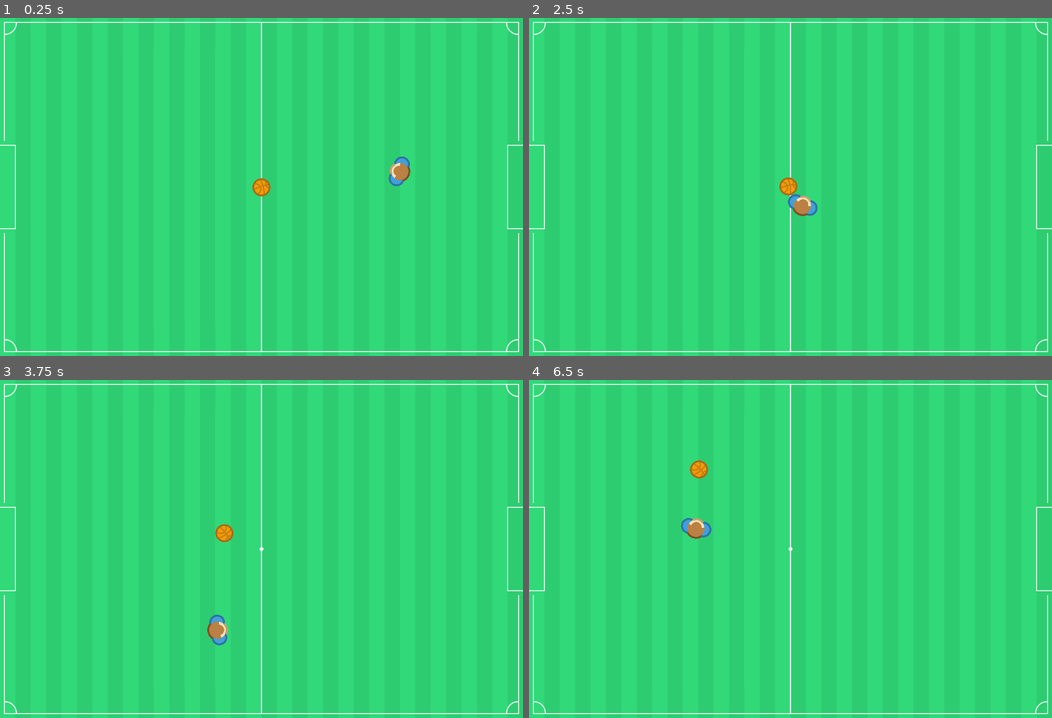
Above: before the commit, frames 1-4 (two rows, left to right).
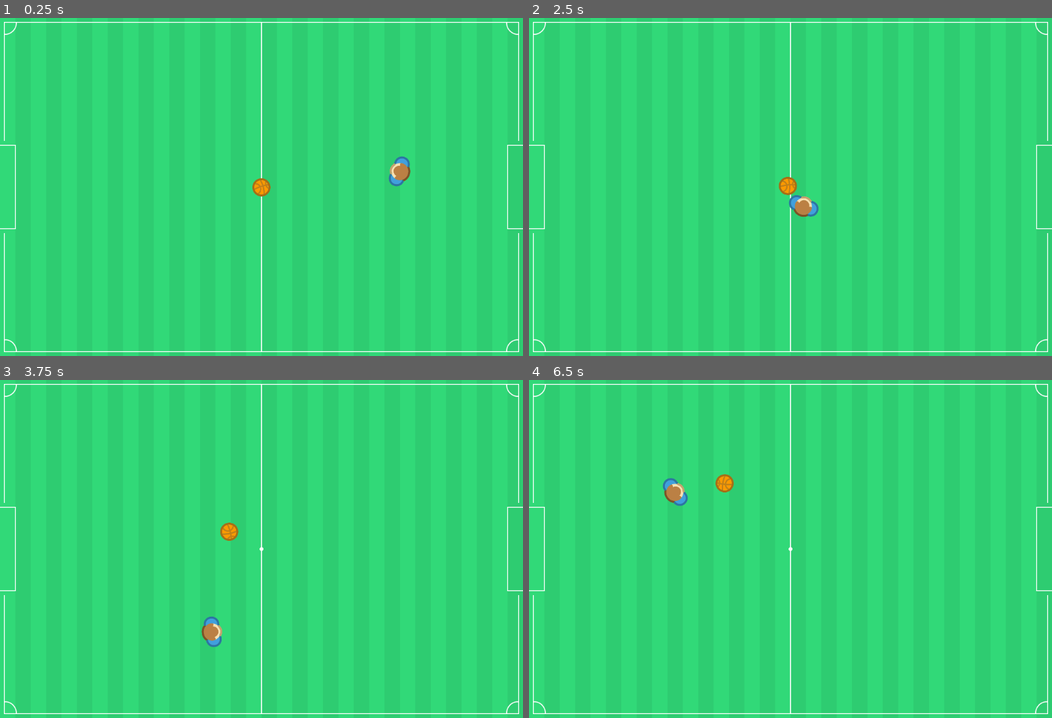
Above: after the commit, the same moments.

Repository: TheVulcoreTeam/SoccerFight
Game: Godot game, scene res://Game/SoccerField/SoccerField.tscn
The game is run twice, just before and just after one commit, with the same random seed, the same clock (stepped at 60 frames per second) and the same inputs. This scene is started directly instead of the project's main scene.
Inputs (mouse positions are in pixels of both pictures, inside the frame that each line leads up to):
- Up to frame 1 (0.25 s): no input
- Up to frame 2 (2.5 s): tap Enter at 0.5 s; move the mouse to (905, 170) at 0.52 s; hold Right mouse button (impulse) 0.53-1.28 s; move the mouse to (685, 203) at 1.27 s; right-click (685, 203) at 1.35 s; move the mouse to (842, 112) at 2.02 s; hold Right mouse button (impulse) from 2.03 s (still down)
- Up to frame 3 (3.75 s): move the mouse to (235, 616) at 2.77 s; release Right mouse button (impulse) at 2.78 s; right-click (235, 616) at 2.85 s; move the mouse to (418, 599) at 3.52 s; hold Right mouse button (impulse) from 3.53 s (still down)
- Up to frame 4 (6.5 s): move the mouse to (633, 498) at 4.27 s; release Right mouse button (impulse) at 4.28 s; right-click (633, 498) at 4.35 s; move the mouse to (816, 549) at 5.02 s; hold Right mouse button (impulse) 5.03-5.78 s; move the mouse to (712, 464) at 5.77 s; right-click (712, 464) at 5.85 s

The runs differ from the first frame. In frame 1, less than 0.1% of the frame differs, in the area x 48-79%, y 40-53%; in frame 2, 0.2%; in frame 3, 0.5%; in frame 4, 0.9%, in the area x 25-40%, y 23-48%.

Commit message:
Some changes on the ball, and other

Diff:
--- a/Autoloads/EventEffect/EventEffect.gd
+++ b/Autoloads/EventEffect/EventEffect.gd
@@ -1,15 +1,7 @@
 extends Node
-
-
-func _ready():
-
-
-
-	pass # Replace with function body.
 
 func play(effect : String):
 	$Anim.play(effect)
 
 func _on_end_anim():
-
 	self.queue_free()
--- a/Autoloads/Events.gd
+++ b/Autoloads/Events.gd
@@ -3,12 +3,13 @@
 var event_effect = preload("res://Autoloads/EventEffect/EventEffect.tscn")
 
 signal start_match
-
+signal respawn_ball
 signal goal(who)
 
 func _ready():
 	connect("start_match", self, "_on_start_match_event")
 	connect("goal", self, "_on_goal_event")
+
 
 func _on_start_match_event():
 	var effect = event_effect.instance()
@@ -17,7 +18,7 @@
 	effect.position = center
 
 	effect.play("START_MATCH")
-	print("start match ...")
+
 
 func _on_goal_event(who):
 	var effect = event_effect.instance()
@@ -26,4 +27,3 @@
 	effect.position = center
 
 	effect.play("GOAL")
-	print("goal ...")
--- /dev/null
+++ b/Game/Actors/Ball/Ball.gd
@@ -0,0 +1,11 @@
+extends RigidBody2D
+
+class_name Ball
+
+func destroy():
+	$Anim.play("Dead")
+
+
+func _on_Anim_animation_finished(anim_name):
+	Events.emit_signal("respawn_ball")
+	queue_free()
--- a/Game/Actors/Ball/Ball.tscn
+++ b/Game/Actors/Ball/Ball.tscn
@@ -19,6 +19,10 @@
 [ext_resource path="res://Game/Actors/Ball/ball_basket1.png" type="Texture" id=17]
 [ext_resource path="res://Game/Actors/Ball/ball_football.png" type="Texture" id=18]
 [ext_resource path="res://Game/Actors/Ball/ball_basket2.png" type="Texture" id=19]
+[ext_resource path="res://Game/Actors/Ball/Ball.gd" type="Script" id=20]
+
+[sub_resource type="PhysicsMaterial" id=4]
+bounce = 0.36
 
 [sub_resource type="SpriteFrames" id=1]
 animations = [ {
@@ -31,7 +35,37 @@
 [sub_resource type="CircleShape2D" id=2]
 radius = 18.7813
 
+[sub_resource type="Animation" id=3]
+resource_name = "Dead"
+length = 0.6
+tracks/0/type = "value"
+tracks/0/path = NodePath("Sprite:scale")
+tracks/0/interp = 1
+tracks/0/loop_wrap = true
+tracks/0/imported = false
+tracks/0/enabled = true
+tracks/0/keys = {
+"times": PoolRealArray( 0, 0.3, 0.6 ),
+"transitions": PoolRealArray( 0.5, 2, 1 ),
+"update": 0,
+"values": [ Vector2( 0.4, 0.4 ), Vector2( 0.6, 0.6 ), Vector2( 0.1, 0.1 ) ]
+}
+tracks/1/type = "value"
+tracks/1/path = NodePath("Sprite:self_modulate")
+tracks/1/interp = 1
+tracks/1/loop_wrap = true
+tracks/1/imported = false
+tracks/1/enabled = true
+tracks/1/keys = {
+"times": PoolRealArray( 0, 0.6 ),
+"transitions": PoolRealArray( 1, 1 ),
+"update": 0,
+"values": [ Color( 1, 1, 1, 1 ), Color( 1, 1, 1, 0 ) ]
+}
+
 [node name="Ball" type="RigidBody2D"]
+physics_material_override = SubResource( 4 )
+script = ExtResource( 20 )
 
 [node name="Sprite" type="AnimatedSprite" parent="."]
 scale = Vector2( 0.4, 0.4 )
@@ -40,3 +74,8 @@
 
 [node name="Collision" type="CollisionShape2D" parent="."]
 shape = SubResource( 2 )
+
+[node name="Anim" type="AnimationPlayer" parent="."]
+anims/Dead = SubResource( 3 )
+
+[connection signal="animation_finished" from="Anim" to="." method="_on_Anim_animation_finished"]
--- a/Game/Actors/Player/Player.tscn
+++ b/Game/Actors/Player/Player.tscn
@@ -14,32 +14,31 @@
 [ext_resource path="res://Game/Actors/Player/characterGreen (1).png" type="Texture" id=12]
 [ext_resource path="res://Game/Actors/Player/Player.gd" type="Script" id=13]
 
-[sub_resource type="PhysicsMaterial" id=4]
+[sub_resource type="PhysicsMaterial" id=1]
 friction = 0.0
 rough = true
 bounce = 0.5
 
-[sub_resource type="SpriteFrames" id=5]
+[sub_resource type="SpriteFrames" id=2]
 animations = [ {
+"frames": [ ExtResource( 12 ), ExtResource( 4 ), ExtResource( 6 ), ExtResource( 3 ), ExtResource( 2 ), ExtResource( 8 ) ],
+"loop": true,
+"name": "PlayerGreen",
+"speed": 5.0
+}, {
 "frames": [ ExtResource( 7 ), ExtResource( 11 ), ExtResource( 10 ), ExtResource( 1 ), ExtResource( 5 ), ExtResource( 9 ) ],
 "loop": true,
 "name": "PlayerBlue",
 "speed": 5.0
-}, {
-"frames": [ ExtResource( 12 ), ExtResource( 4 ), ExtResource( 6 ), ExtResource( 3 ), ExtResource( 2 ), ExtResource( 8 ) ],
-"loop": true,
-"name": "PlayerGreen",
-"speed": 5.0
 } ]
 
-[sub_resource type="CapsuleShape2D" id=3]
-radius = 16.6734
-height = 30.6633
+[sub_resource type="CircleShape2D" id=3]
+radius = 29.7522
 
 [node name="Player" type="RigidBody2D"]
 mode = 2
 mass = 0.55
-physics_material_override = SubResource( 4 )
+physics_material_override = SubResource( 1 )
 custom_integrator = true
 contact_monitor = true
 can_sleep = false
@@ -47,7 +46,7 @@
 
 [node name="Sprite" type="AnimatedSprite" parent="."]
 scale = Vector2( 0.4, 0.4 )
-frames = SubResource( 5 )
+frames = SubResource( 2 )
 animation = "PlayerBlue"
 
 [node name="Collision" type="CollisionShape2D" parent="."]
--- a/Game/SoccerField/Game.gd
+++ b/Game/Game.gd
@@ -1,7 +1,4 @@
 extends Node2D
 
 func _ready():
-
 	Events.emit_signal("start_match")
-
-	pass
--- /dev/null
+++ b/Game/Game.tscn
@@ -0,0 +1,12 @@
+[gd_scene load_steps=4 format=2]
+
+[ext_resource path="res://Game/SoccerField/GameUI.tscn" type="PackedScene" id=1]
+[ext_resource path="res://Game/Game.gd" type="Script" id=2]
+[ext_resource path="res://Game/SoccerField/SoccerField.tscn" type="PackedScene" id=3]
+
+[node name="Game" type="Node2D"]
+script = ExtResource( 2 )
+
+[node name="SoccerField" parent="." instance=ExtResource( 3 )]
+
+[node name="GameUI" parent="." instance=ExtResource( 1 )]
--- a/Game/SoccerField/Game.tscn
+++ /dev/null
@@ -1,12 +0,0 @@
-[gd_scene load_steps=4 format=2]
-
-[ext_resource path="res://Game/SoccerField/GameUI.tscn" type="PackedScene" id=1]
-[ext_resource path="res://Game/SoccerField/SoccerField.tscn" type="PackedScene" id=2]
-[ext_resource path="res://Game/SoccerField/Game.gd" type="Script" id=3]
-
-[node name="Game" type="Node2D"]
-script = ExtResource( 3 )
-
-[node name="SoccerField" parent="." instance=ExtResource( 2 )]
-
-[node name="GameUI" parent="." instance=ExtResource( 1 )]
--- a/Game/SoccerField/SoccerField.gd
+++ b/Game/SoccerField/SoccerField.gd
@@ -1,18 +1,25 @@
 extends Node2D
 
+var ball_rec = preload("res://Game/Actors/Ball/Ball.tscn")
+
+func _ready():
+	Events.connect("respawn_ball", self, "_on_respawn_ball")
 
 
 func _on_LeftGoal_body_entered(body):
-
-	if body.get_name() == "Ball":
+	if body is Ball:
 		Events.emit_signal("goal", null)
-
-	pass
+		body.destroy()
 
 
 func _on_RightGoal_body_entered(body):
+	if body is Ball:
+		Events.emit_signal("goal", null)
+		body.destroy()
 
-	if body.get_name() == "Ball":
-		Events.emit_signal("goal", null)
 
-	pass
+func _on_respawn_ball():
+	var center = get_viewport().size / 2
+	var ball = ball_rec.instance()
+	ball.global_position = center
+	add_child(ball)
--- a/project.godot
+++ b/project.godot
@@ -7,6 +7,16 @@
 ;   param=value ; assign values to parameters
 
 config_version=4
+
+_global_script_classes=[ {
+"base": "RigidBody2D",
+"class": "Ball",
+"language": "GDScript",
+"path": "res://Game/Actors/Ball/Ball.gd"
+} ]
+_global_script_class_icons={
+"Ball": ""
+}
 
 [application]
 
@@ -22,7 +32,7 @@
 
 window/size/width=1088
 window/size/height=704
-window/stretch/mode="2d"
+window/stretch/mode="viewport"
 window/stretch/aspect="keep"
 
 [input]
Not shown: 1 places in Game/Actors/Ball/Ball.tscn that only renumber resources
